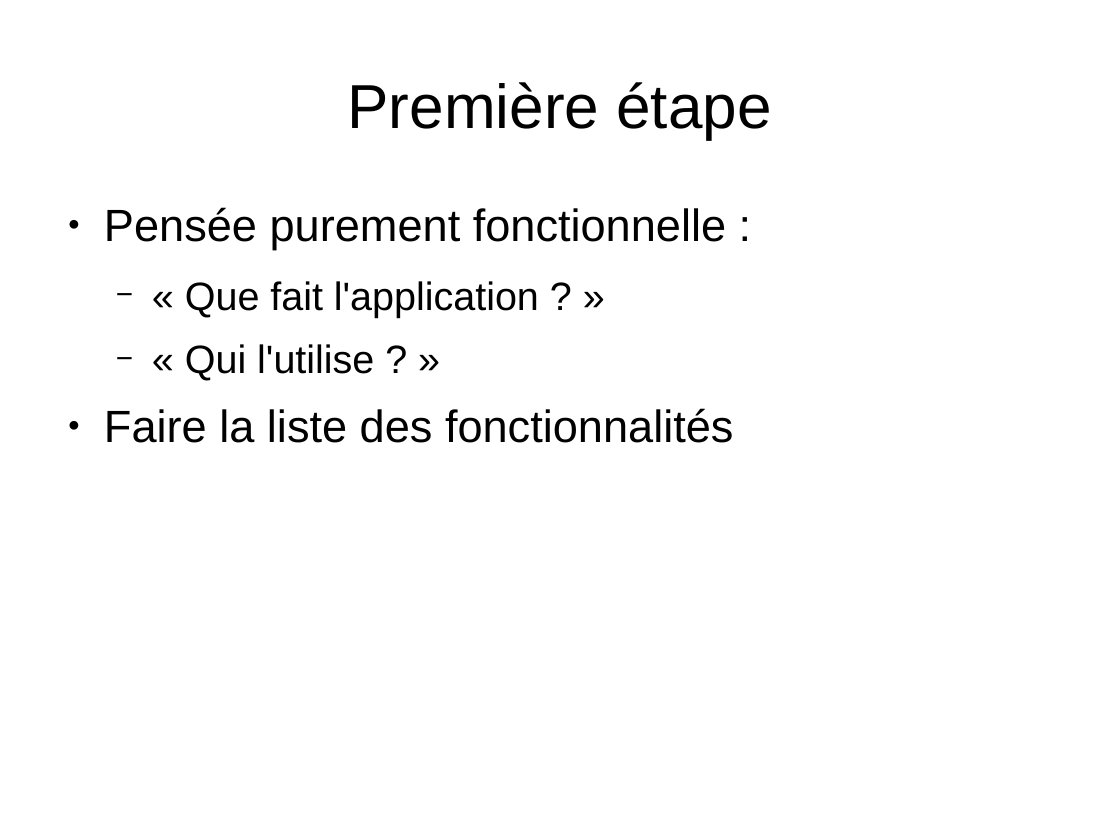
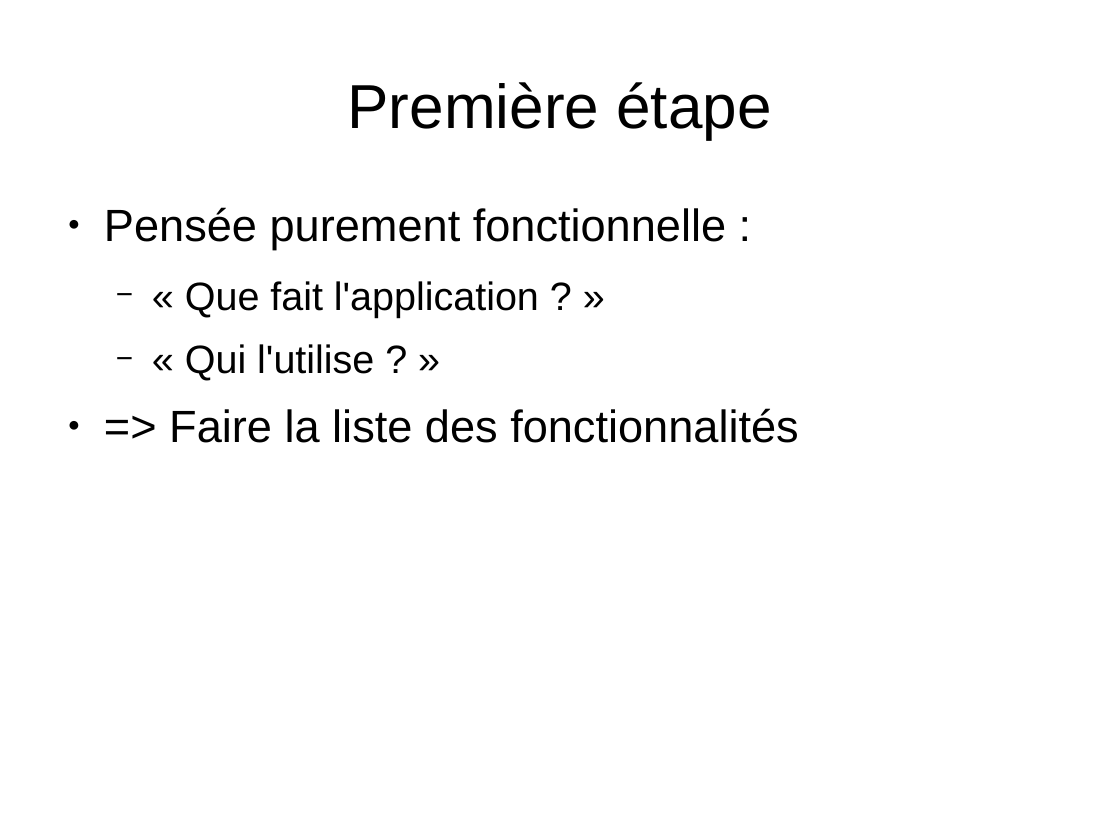
Before and after one commit to Wathil/POECNews, a slide deck: slide 5 of presentation.odp. Drawn at 1120x840 pixels with LibreOffice and Linux fonts; fonts in the diff are those of the drawing. Boxes give left, top, right and bottom in pixels: in the first picture for what was removed or moved away, otherwise in the second. Text is boxed around its words. In the diff, an @@ line names an element or a change of style, - is before the commit and + after.

```diff
--- a/presentation.odp
+++ b/presentation.odp
@@ text at <box>169,408,799,443</box>: text changed @@
-● Faire la liste des fonctionnalités
+● => Faire la liste des fonctionnalités
```
Also in this commit, not shown: 2 other slides changed, 5 slides added.
